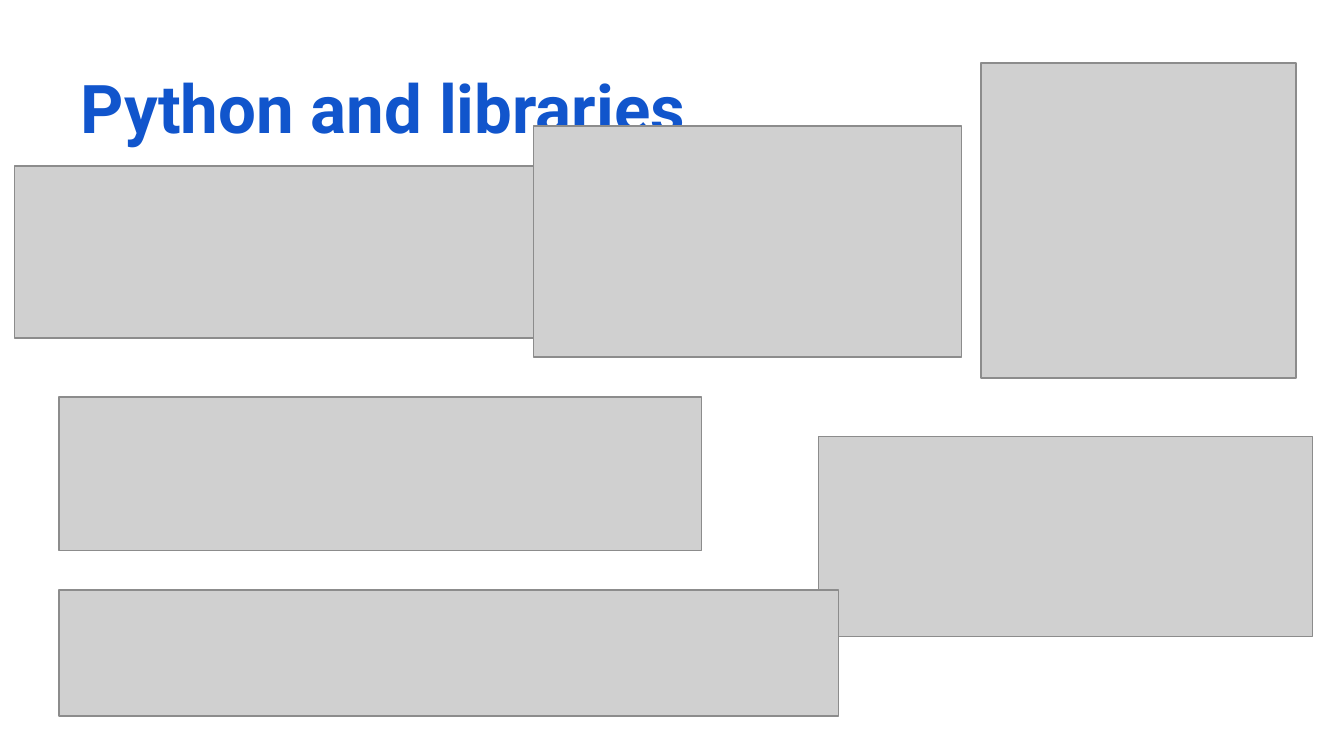
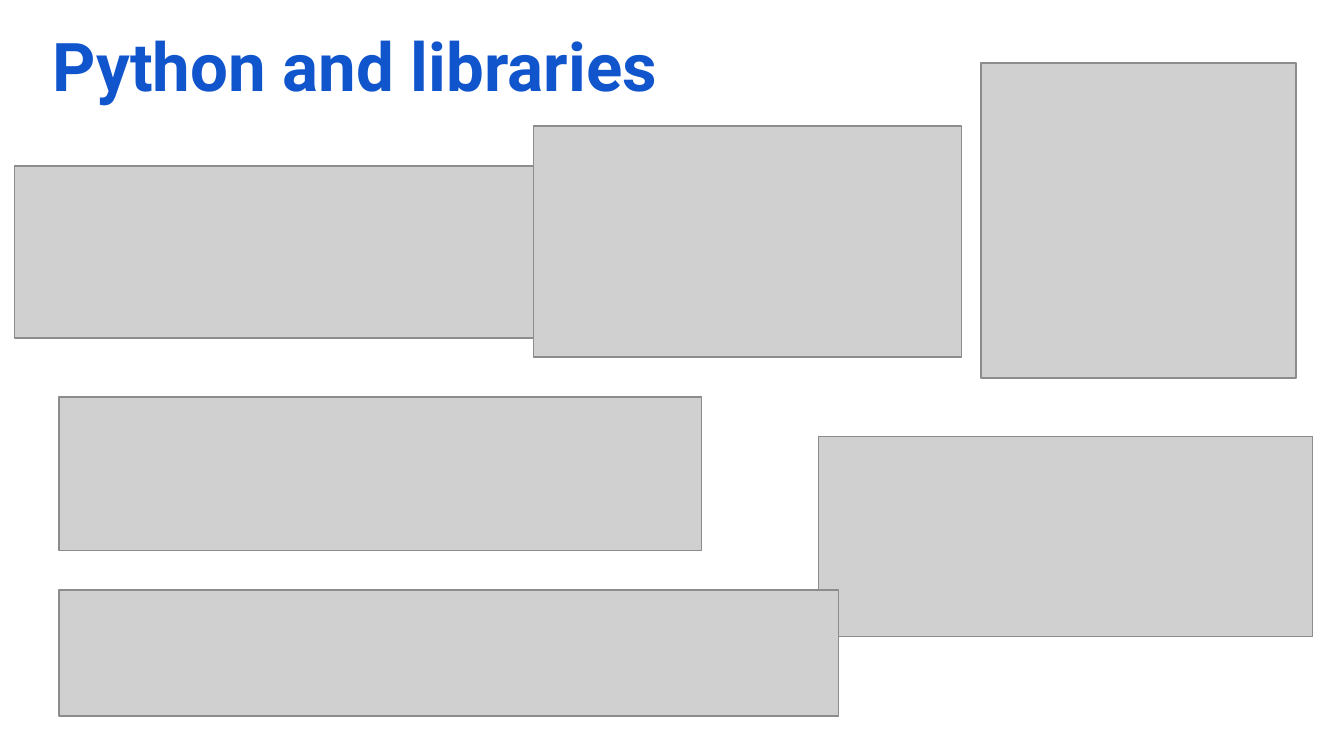
Before and after one commit to illia-alifanov/ds_palm_oil, a slide deck: slide 2 of doc/ds_timeseries_Alifanov.pptx. Drawn at 1344x756 pixels with LibreOffice and Linux fonts; fonts in the diff are those of the drawing; grey boxes stand for pictures. Boxes give left, top, right and bottom in pixels: in the first picture for what was removed or moved away, otherwise in the second. Text is boxed around its words. In the diff, an @@ line names an element or a change of style, - is before the commit and + after.

```diff
--- a/doc/ds_timeseries_Alifanov.pptx
+++ b/doc/ds_timeseries_Alifanov.pptx
@@ title "Python and libraries": place and size @@
-title "Python and libraries" at box(81, 82, 685, 149)
+title "Python and libraries" at box(52, 40, 657, 106)
```
Also in this commit, not shown: 1 other slide changed, 16 slides added, 4 slides removed, 4 other files.
